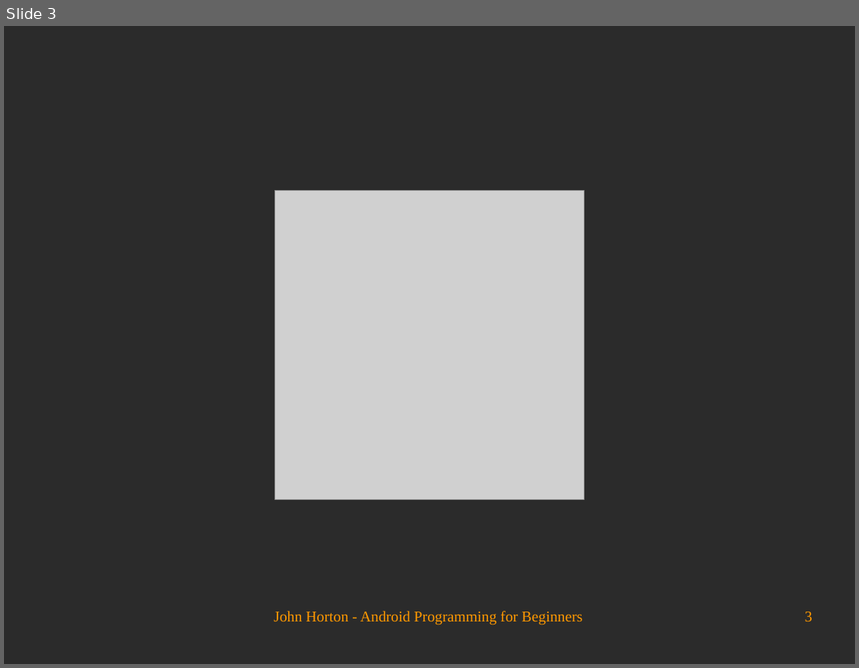
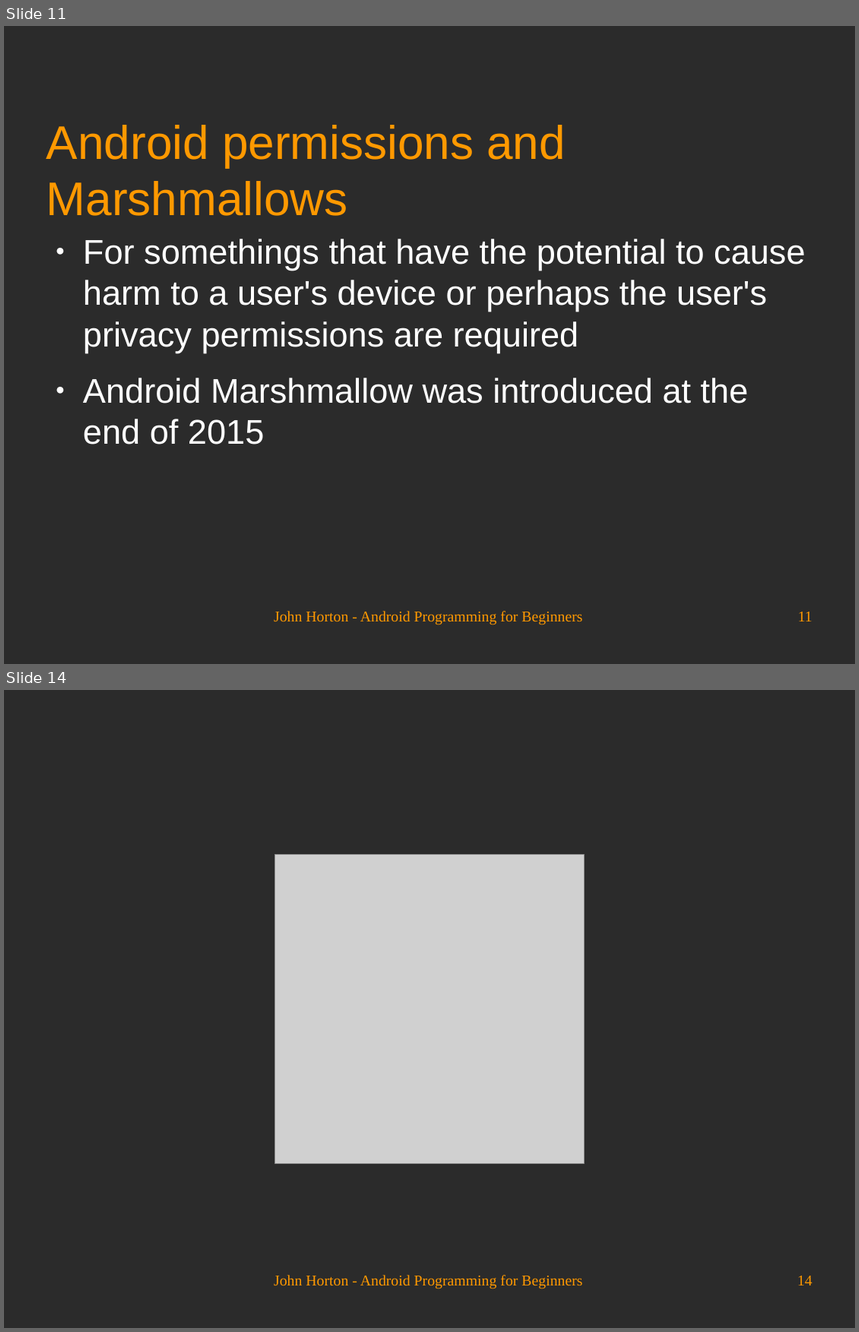
Before and after one commit to Academy-Soft-Intellect/Android-Programming-for-Beginners, a slide deck: 11_Widget_Mania.odp. Shown one above the other, each under a label of ours: slide 3 before the commit, slides 11 and 14 after it; the slides between them are not shown. The pictures are 859x668 and 859x1332 pixels, drawn with LibreOffice and Linux fonts; fonts in the diff are those of the drawing; grey boxes stand for pictures; background and template pictures are left out; a plain dark background stands for a picture behind light text. Boxes give left, top, right and bottom in pixels: in the first picture for what was removed or moved away, otherwise in the second. Text is boxed around its words. In the diff, an @@ line names an element or a change of style, - is before the commit and + after.

```diff
--- a/11_Widget_Mania.odp
+++ b/11_Widget_Mania.odp
@@ slide 11 added at (x1=4, y1=26, x2=855, y2=664), background picture (left out) @@
@@ title added at (x1=47, y1=125, x2=566, y2=216), 44 pt, text #FF9900 @@
+Android permissions and Marshmallows
@@ text added at (x1=83, y1=239, x2=805, y2=445), 32 pt, text #FFFFFF @@
+● For somethings that have the potential to cause harm to a user's device or perhaps the user's privacy permissions are required
+● Android Marshmallow was introduced at the end of 2015
@@ text added at (x1=274, y1=611, x2=582, y2=626), 14 pt, text #FF9900 @@
+John Horton - Android Programming for Beginners
@@ page number added at (x1=798, y1=612, x2=813, y2=622), 14 pt, text #FF9900 @@
+11
@@ what was slide 3 is now slide 14 @@
@@ page number at (x1=797, y1=1276, x2=813, y2=1286): text changed @@
-3
+14
```
Also in this commit, not shown: 1 slide changed, 11 other slides added, 1 slide removed.
